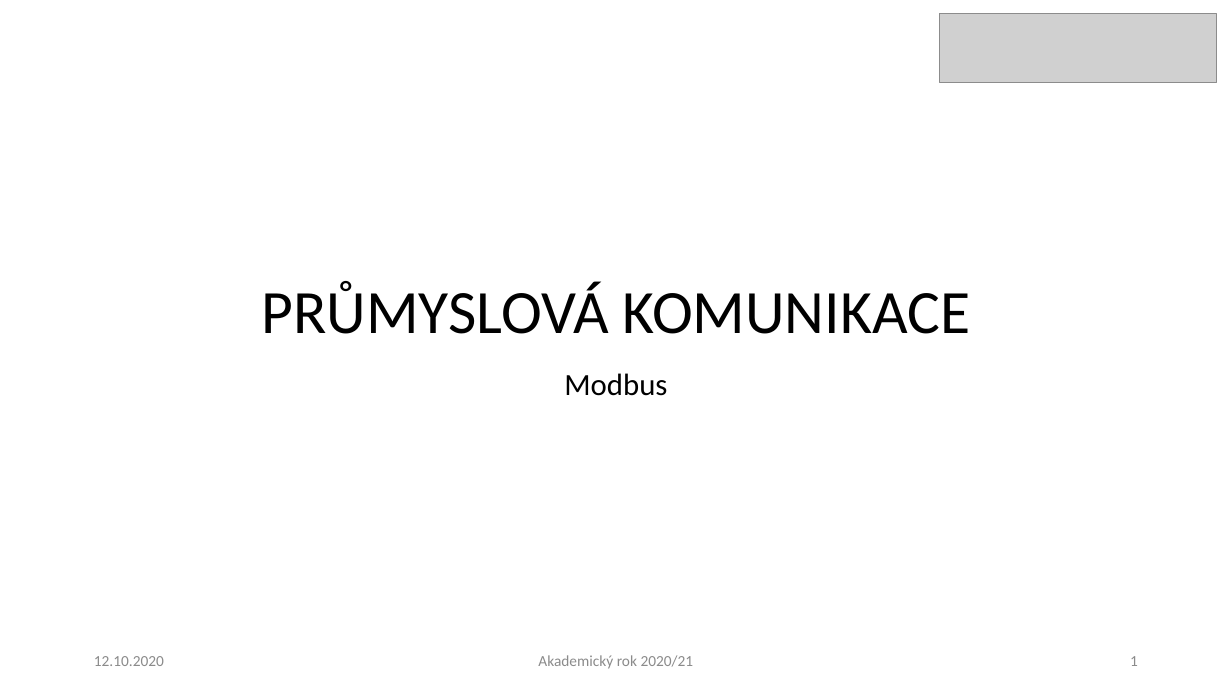
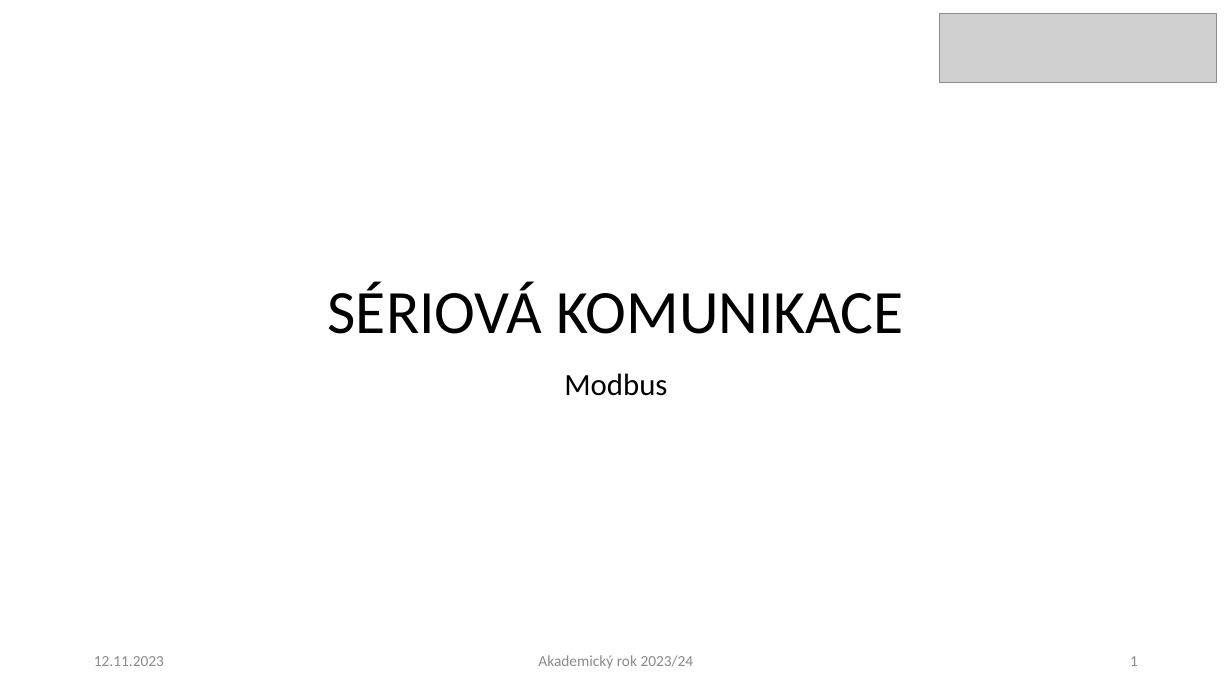
Before and after one commit to sps-prosek/Px-PLC-4EB, a slide deck: slide 1 of Serial_communication/src/Modbus.pptx. Drawn at 1232x693 pixels with LibreOffice and Linux fonts; fonts in the diff are those of the drawing; grey boxes stand for pictures. Boxes give left, top, right and bottom in pixels: in the first picture for what was removed or moved away, otherwise in the second. Text is boxed around its words. In the diff, an @@ line names an element or a change of style, - is before the commit and + after.

```diff
--- a/Serial_communication/src/Modbus.pptx
+++ b/Serial_communication/src/Modbus.pptx
@@ title at bbox=[328, 282, 904, 334]: text changed @@
-průmyslová komunikace
+sériová komunikace
@@ text at bbox=[94, 656, 164, 666]: text changed @@
-12.10.2020
+12.11.2023
@@ text at bbox=[538, 655, 694, 669]: text changed @@
-Akademický rok 2020/21
+Akademický rok 2023/24
```
Also in this commit, not shown: 9 other slides changed, 8 other files.
